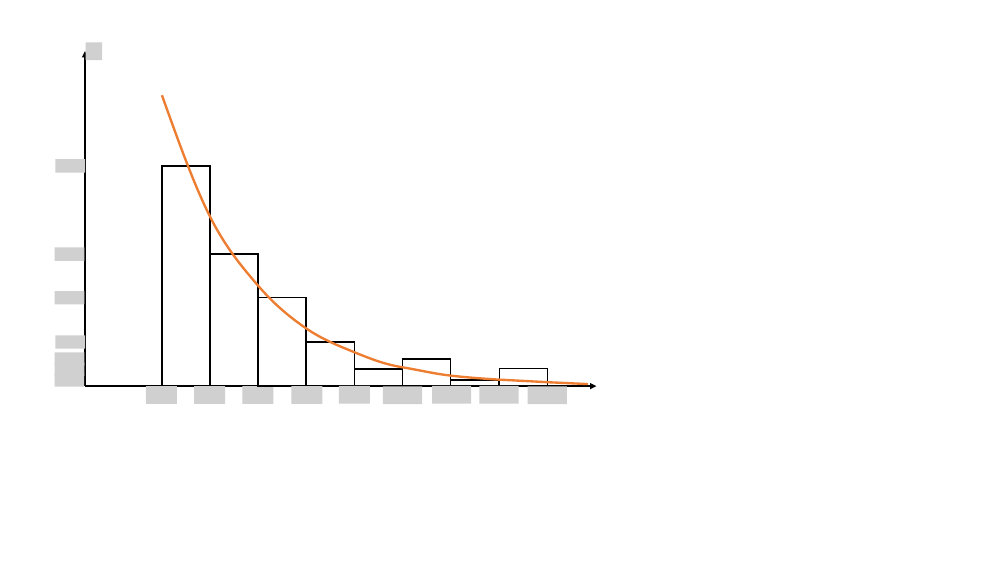
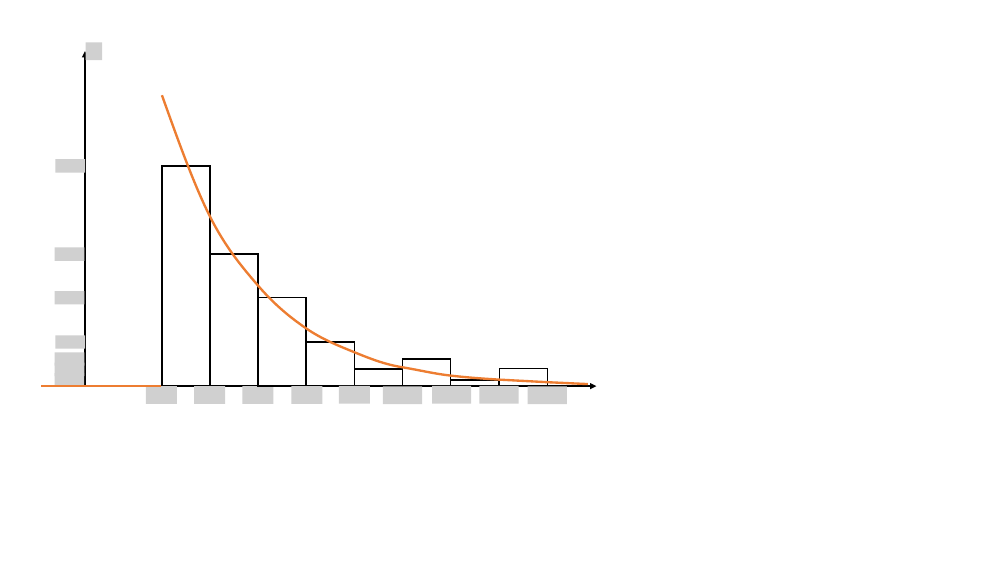
Before and after one commit to OleksandrVahin/Math-statistics, a slide deck: slide 6 of Lab1/Illustrations.pptx. Drawn at 1008x567 pixels with LibreOffice and Linux fonts; fonts in the diff are those of the drawing; grey boxes stand for pictures; background and template pictures are left out. Boxes give left, top, right and bottom in pixels: in the first picture for what was removed or moved away, otherwise in the second. Text is boxed around its words. In the diff, an @@ line names an element or a change of style, - is before the commit and + after.

```diff
--- a/Lab1/Illustrations.pptx
+++ b/Lab1/Illustrations.pptx
@@ line added from (162, 386) to (42, 386), #ED7D31 2.25 pt @@
```
Also in this commit, not shown: 3 other files.
